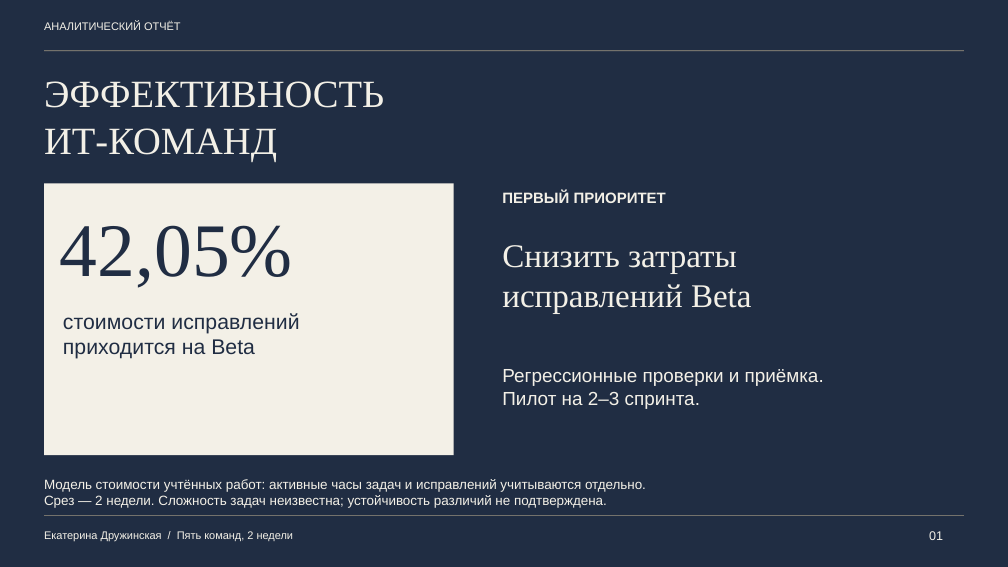
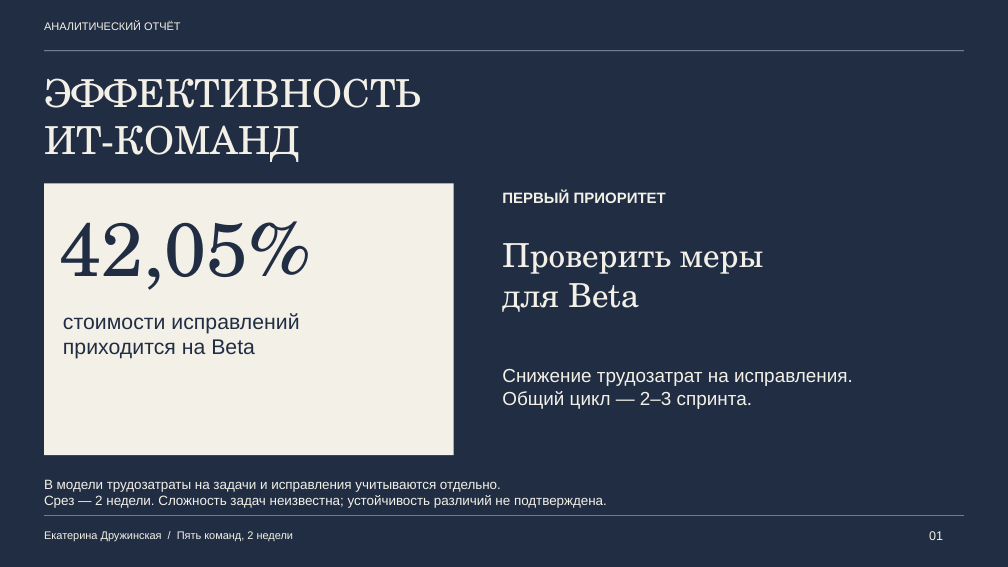
Before and after one commit to druzhinskaia/team-performance-analysis, a slide deck: slide 1 of files/02_presentation.pptx. Drawn at 1008x567 pixels with LibreOffice and Linux fonts; fonts in the diff are those of the drawing. Boxes give left, top, right and bottom in pixels: in the first picture for what was removed or moved away, otherwise in the second. Text is boxed around its words. In the diff, an @@ line names an element or a change of style, - is before the commit and + after.

Commit message:
Согласовать оформление и план пилота во всём комплекте
Применить Georgia/Arial и молочно-синюю палитру в авторских разделах. Уточнить термины, сценарий Beta и управленческий контроль; согласовать общий цикл 2–3 спринта и одинаковые двухнедельные окна. Обновить документы, PDF, веб-просмотры и ZIP. Сохранить исходные области Excel, все 140 формул и числовые результаты.

```diff
--- a/files/02_presentation.pptx
+++ b/files/02_presentation.pptx
@@ rectangle at (44,51,964,51): fill #A29783 to #9AAAC0 @@
@@ text "ЭФФЕКТИВНОСТЬ" at (44,78,422,162): font Times New Roman to TeX Gyre Schola @@
@@ text "42,05%" at (60,221,312,290): font Times New Roman to TeX Gyre Schola @@
@@ text at (502,243,764,312): text changed; font Times New Roman to TeX Gyre Schola @@
-Снизить затраты
-исправлений Beta
+Проверить меры
+для Beta
@@ text at (502,369,853,409): text changed @@
-Регрессионные проверки и приёмка.
-Пилот на 2–3 спринта.
+Снижение трудозатрат на исправления.
+Общий цикл — 2–3 спринта.
@@ text at (44,479,501,492): text changed @@
-Модель стоимости учтённых работ: активные часы задач и исправлений учитываются отдельно.
+В модели трудозатраты на задачи и исправления учитываются отдельно.
@@ rectangle at (44,515,964,516): fill #A29783 to #9AAAC0 @@
```
Also in this commit, not shown: 6 other slides changed, 21 other files.
